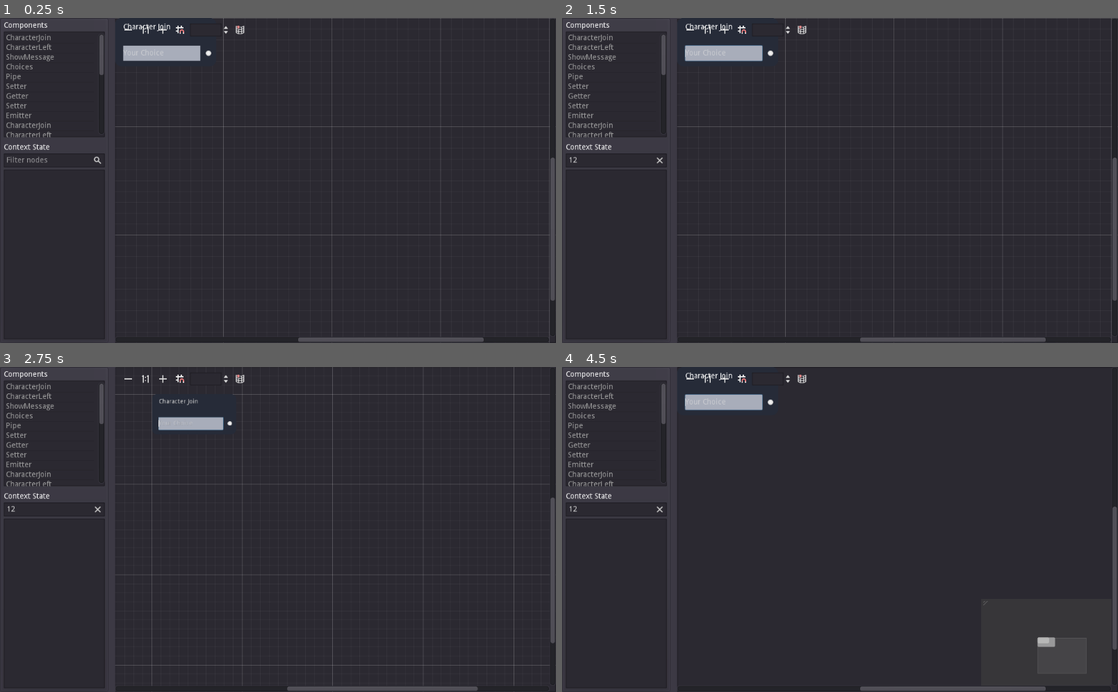
Above: before the commit, frames 1-4 (two rows, left to right).
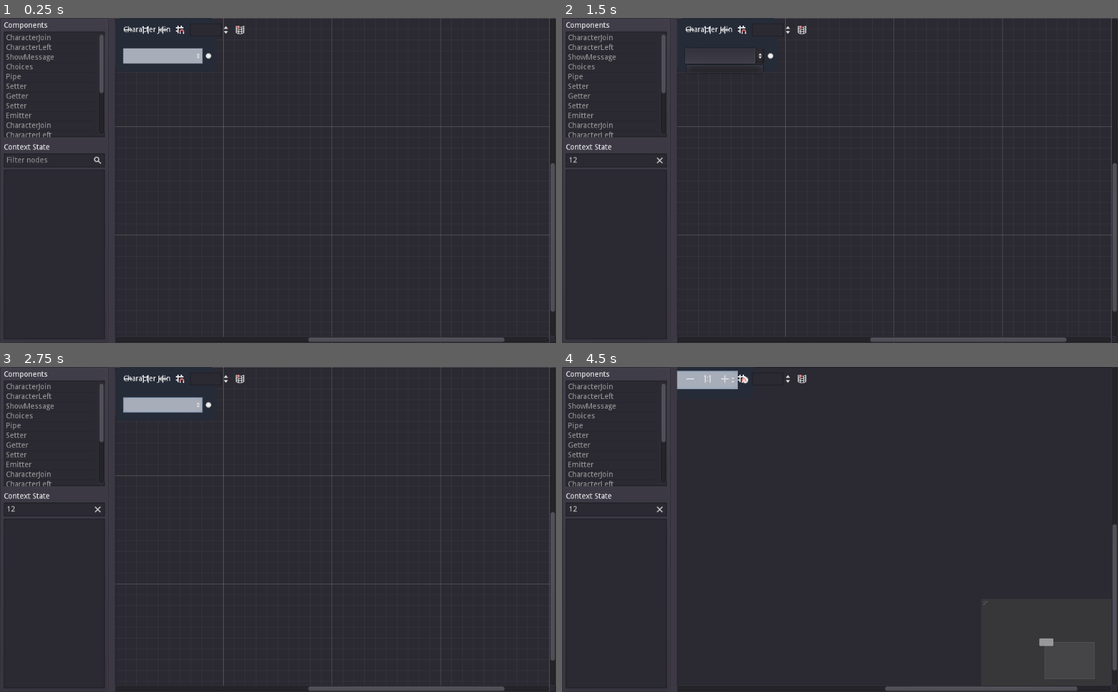
Above: after the commit, the same moments.

Repository: CTRLRLTY/Kata-kata
Game: Godot game, scene res://Scenes/DialogueEditor.tscn
The game is run twice, just before and just after one commit, with the same random seed, the same clock (stepped at 60 frames per second) and the same inputs.
Inputs (mouse positions are in pixels of both pictures, inside the frame that each line leads up to):
- Up to frame 1 (0.25 s): no input
- Up to frame 2 (1.5 s): click (617, 161) at 0.52 s; type "12" at 0.6 s; click (723, 57) at 1.27 s
- Up to frame 3 (2.75 s): click (127, 380) at 2 s
- Up to frame 4 (4.5 s): click (723, 380) at 2.75 s; click (739, 380) at 3.5 s; click (801, 380) at 4.25 s

The runs differ from the first frame. In frame 1, 0.6% of the frame differs, in the area x 17-100%, y 1-100%; in frame 2, 1.0%; in frame 3, 3.0%, in the area x 17-100%, y 0-100%; in frame 4, 1.7%.

Commit message:
Changed CharacterJoinNode body to OptionButton

Diff:
--- a/Scenes/Components/CharacterJoinNode.tscn
+++ b/Scenes/Components/CharacterJoinNode.tscn
@@ -32,38 +32,37 @@
 
 [node name="Header" type="MarginContainer" parent="."]
 margin_left = 15.0
-margin_top = 10.0
-margin_right = 181.0
-margin_bottom = 51.0
+margin_top = 15.0
+margin_right = 171.0
+margin_bottom = 56.0
 mouse_filter = 2
 custom_constants/margin_right = 0
 custom_constants/margin_left = 0
 custom_constants/margin_bottom = 27
 
 [node name="Title" type="Label" parent="Header"]
-margin_right = 166.0
+margin_right = 156.0
 margin_bottom = 14.0
 text = "Character Join"
 
 [node name="Body" type="HBoxContainer" parent="."]
 margin_left = 15.0
-margin_top = 51.0
-margin_right = 181.0
-margin_bottom = 79.0
+margin_top = 56.0
+margin_right = 171.0
+margin_bottom = 84.0
 mouse_filter = 2
+custom_constants/separation = 0
 
-[node name="LineEdit" type="LineEdit" parent="Body"]
-margin_right = 142.0
+[node name="OptionButton" type="OptionButton" parent="Body"]
+margin_right = 146.0
 margin_bottom = 28.0
 rect_min_size = Vector2( 0, 28 )
 size_flags_horizontal = 3
-custom_styles/normal = SubResource( 6 )
-custom_constants/minimum_spaces = 0
-placeholder_text = "Your Choice"
+custom_styles/normal = SubResource( 1 )
 
 [node name="PortReference" type="ReferenceRect" parent="Body"]
 margin_left = 146.0
-margin_right = 166.0
+margin_right = 156.0
 margin_bottom = 28.0
-rect_min_size = Vector2( 20, 0 )
+rect_min_size = Vector2( 10, 0 )
 mouse_filter = 2
--- a/Scenes/DialogueEditor.tscn
+++ b/Scenes/DialogueEditor.tscn
@@ -1,11 +1,10 @@
-[gd_scene load_steps=12 format=2]
+[gd_scene load_steps=11 format=2]
 
 [ext_resource path="res://Assets/Icons/Search.png" type="Texture" id=1]
 [ext_resource path="res://Scenes/NodeSelection.gd" type="Script" id=2]
 [ext_resource path="res://Scenes/DialogueGraph.gd" type="Script" id=3]
 [ext_resource path="res://Scenes/DialogueEditor.gd" type="Script" id=4]
 [ext_resource path="res://Scenes/Components/CharacterJoinNode.tscn" type="PackedScene" id=5]
-[ext_resource path="res://Scenes/Components/ChoiceNode.tscn" type="PackedScene" id=6]
 
 [sub_resource type="StyleBoxFlat" id=1]
 bg_color = Color( 0.239216, 0.227451, 0.270588, 1 )
@@ -92,7 +91,7 @@
 size_flags_vertical = 3
 custom_styles/selected = SubResource( 2 )
 custom_constants/line_separation = 0
-items = [ "CharacterJoin", null, false, "CharacterLeft", nul …(134 unchanged characters)… er", null, false, "Emitter", null, false, "CharacterJoin", null, false, "CharacterLeft", null, false, "ShowMessage", null, false, "Choices", null, false, "Pipe", null, false, "Setter", null, false, "Getter", null, false, "Setter", null, false, "Emitter", null, false ]
+items = [ "CharacterJoin", null, false, "CharacterLeft", nul …(134 unchanged characters)… er", null, false, "Emitter", null, false ]
 script = ExtResource( 2 )
 
 [node name="LowerHalf" type="VBoxContainer" parent="HSplitContainer/LeftDock/VSplitContainer"]
@@ -140,7 +139,4 @@
 margin_left = 0.0
 margin_top = 0.0
 margin_right = 186.0
-margin_bottom = 89.0
-
-[node name="ChoiceNode" parent="HSplitContainer/GraphEdit" instance=ExtResource( 6 )]
-visible = false
+margin_bottom = 99.0
Binary file changed: Resources/Styleboxes/CharacterNodeBG.stylebox
Not shown: 1 places in Scenes/Components/CharacterJoinNode.tscn that only renumber resources
